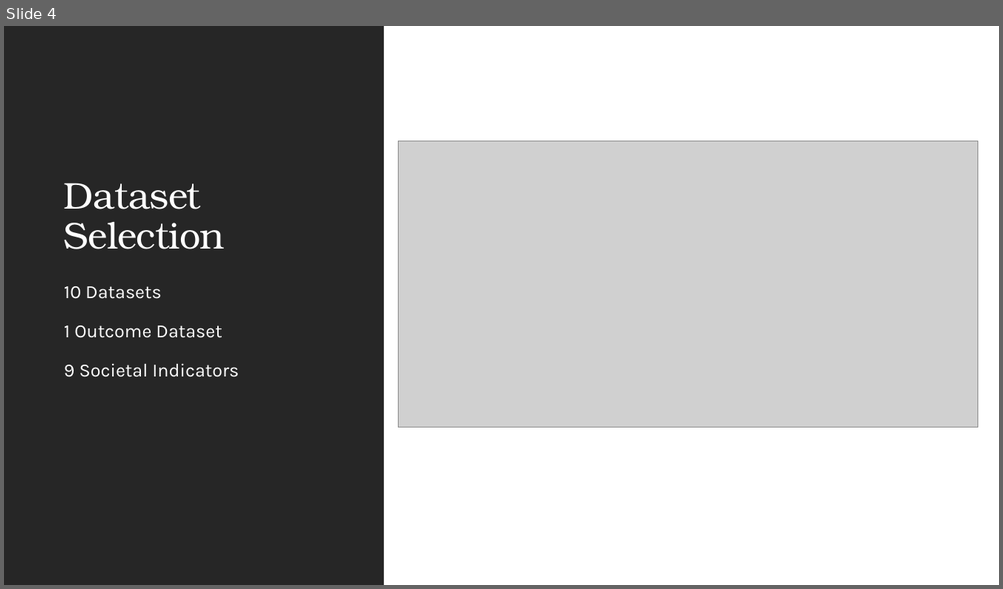
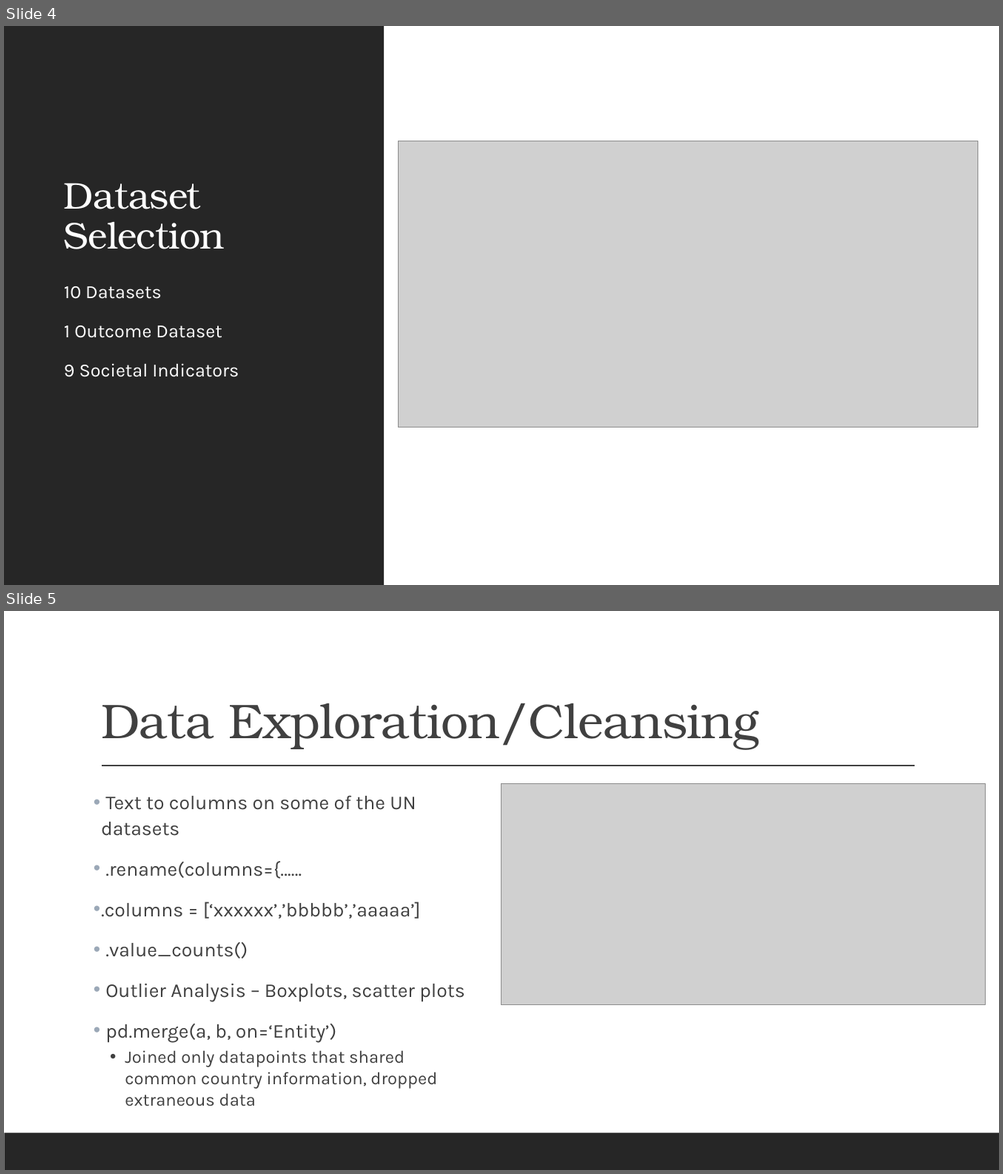
Before and after one commit to pkorat/World-Life-Expectancy-Analysis, a slide deck: Bulldogs – Project 1 Presentation.pptx. Shown one above the other, each under a label of ours: slide 4 before the commit, slides 4 and 5 after it. The pictures are 1003x589 and 1003x1174 pixels, drawn with LibreOffice and Linux fonts; fonts in the diff are those of the drawing; grey boxes stand for pictures. Boxes give left, top, right and bottom in pixels: in the first picture for what was removed or moved away, otherwise in the second. Text is boxed around its words. In the diff, an @@ line names an element or a change of style, - is before the commit and + after.

Commit message:
git commit -m

```diff
--- a/Bulldogs – Project 1 Presentation.pptx
+++ b/Bulldogs – Project 1 Presentation.pptx
@@ slide 5 added at (4,611,999,1170), background #FFFFFF @@
@@ title added at (101,703,759,750), 47 pt, text #404040 @@
+Data Exploration/Cleansing
@@ line added from (102, 766) to (915, 766), #404040 1 pt @@
@@ picture added at (502,784,985,1005) @@
@@ text added at (101,795,464,1089), 19 pt, text #404040 @@
+• Text to columns on some of the UN datasets
+• .rename(columns={……
+• .columns = [‘xxxxxx’,’bbbbb’,’aaaaa’]
+• .value_counts()
+• Outlier Analysis – Boxplots, scatter plots
+• pd.merge(a, b, on=‘Entity’)
+  • Joined only datapoints that shared common country information, dropped extraneous data
@@ rectangle added at (4,1133,999,1170), fill #262626 @@
```
Also in this commit, not shown: 5 other slides added, 1 slide removed.
